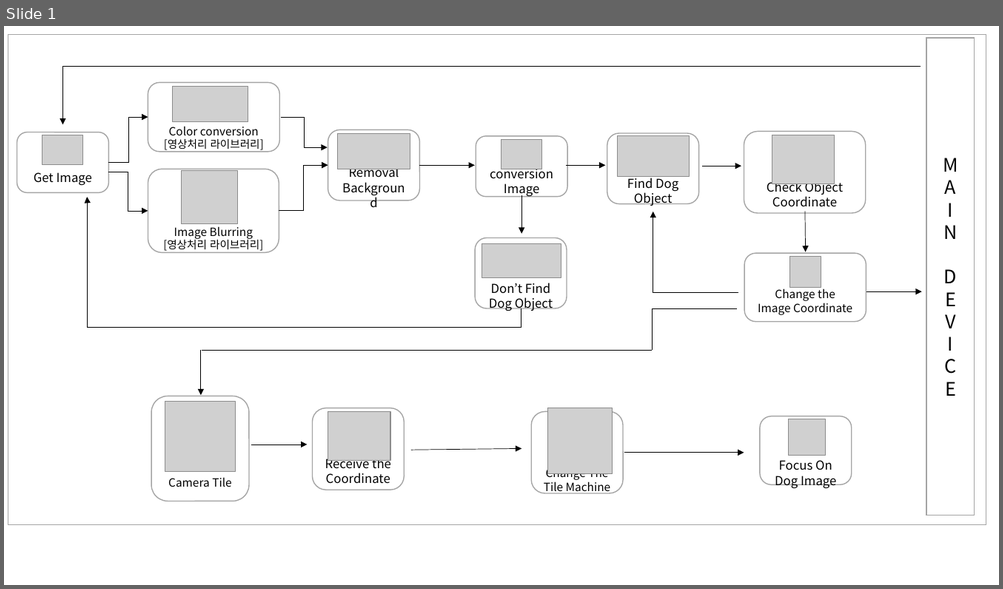
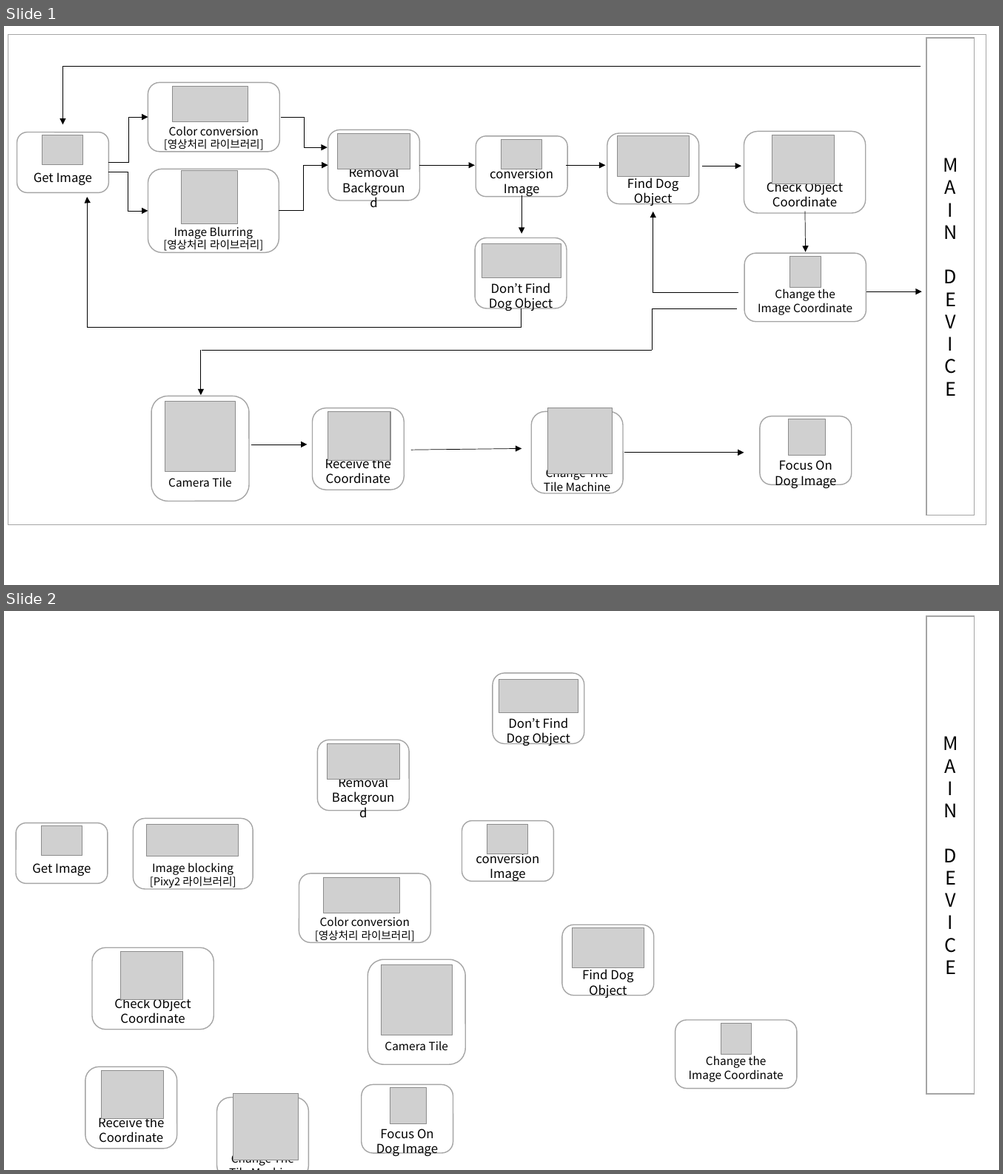
Before and after one commit to greatmanfantasy/GGCS, a slide deck: Report/보고서에 첨부된 그림 및 자료/영상처리 흐름도.pptx. Shown one above the other, each under a label of ours: slide 1 before the commit, slides 1 and 2 after it. The pictures are 1003x589 and 1003x1174 pixels, drawn with LibreOffice and Linux fonts; fonts in the diff are those of the drawing; grey boxes stand for pictures. Boxes give left, top, right and bottom in pixels: in the first picture for what was removed or moved away, otherwise in the second. Text is boxed around its words. In the diff, an @@ line names an element or a change of style, - is before the commit and + after.

```diff
--- a/Report/보고서에 첨부된 그림 및 자료/영상처리 흐름도.pptx
+++ b/Report/보고서에 첨부된 그림 및 자료/영상처리 흐름도.pptx
@@ slide 2 added at [4, 611, 999, 1170], background #FFFFFF @@
@@ rectangle added at [926, 616, 974, 1094], fill #FFFFFF, outline #A5A5A5 1 pt, 18 pt, text #000000 @@
+M
+A
+I
+N
+D
+E
+V
+I
+C
+E
@@ rounded rectangle added at [492, 673, 584, 743], fill #FFFFFF, outline #A5A5A5 1 pt, 12 pt, text #000000 @@
+Don’t Find
+Dog Object
@@ picture added at [499, 680, 578, 713] @@
@@ rounded rectangle added at [317, 740, 409, 811], fill #FFFFFF, outline #A5A5A5 1 pt, 12 pt, text #000000 @@
+Removal
+Background
@@ picture added at [327, 743, 399, 779] @@
@@ rounded rectangle added at [16, 823, 108, 883], fill #FFFFFF, outline #A5A5A5 1 pt, 12 pt, text #000000 @@
+Get Image
@@ picture added at [41, 826, 82, 856] @@
@@ rounded rectangle added at [133, 818, 253, 889], fill #FFFFFF, outline #A5A5A5 1 pt, 11 pt, text #000000 @@
+Image blocking
+[Pixy2 라이브러리]
@@ picture added at [147, 824, 239, 857] @@
@@ rounded rectangle added at [462, 820, 554, 881], fill #FFFFFF, outline #A5A5A5 1 pt, 12 pt, text #000000 @@
+conversion Image
@@ picture added at [487, 824, 529, 854] @@
@@ rounded rectangle added at [299, 874, 430, 943], fill #FFFFFF, outline #A5A5A5 1 pt, 11 pt, text #000000 @@
+Color conversion
+[영상처리 라이브러리]
@@ picture added at [324, 877, 399, 913] @@
@@ rounded rectangle added at [562, 925, 654, 996], fill #FFFFFF, outline #A5A5A5 1 pt, 12 pt, text #000000 @@
+Find Dog Object
@@ picture added at [572, 928, 643, 968] @@
@@ rounded rectangle added at [92, 948, 213, 1031], fill #FFFFFF, outline #A5A5A5 1 pt, 12 pt, text #000000 @@
+Check Object Coordinate
@@ picture added at [120, 952, 182, 1000] @@
@@ rounded rectangle added at [367, 960, 465, 1065], fill #FFFFFF, outline #A5A5A5 1 pt, 11 pt, text #000000 @@
+Camera Tile
@@ picture added at [381, 965, 452, 1037] @@
@@ rounded rectangle added at [674, 1021, 797, 1089], fill #FFFFFF, outline #A5A5A5 1 pt, 11 pt, text #000000 @@
+Change the
+Image Coordinate
@@ picture added at [720, 1024, 751, 1054] @@
@@ rounded rectangle added at [85, 1068, 177, 1150], fill #FFFFFF, outline #A5A5A5 1 pt, 12 pt, text #000000 @@
+Receive the Coordinate
@@ picture added at [101, 1071, 163, 1119] @@
@@ rounded rectangle added at [216, 1098, 308, 1170], fill #FFFFFF, outline #A5A5A5 1 pt, 11 pt, text #000000 @@
+Change The
+Tile Machine
@@ picture added at [233, 1094, 298, 1161] @@
@@ rounded rectangle added at [361, 1085, 453, 1153], fill #FFFFFF, outline #A5A5A5 1 pt, 12 pt, text #000000 @@
+Focus On
+Dog Image
@@ picture added at [390, 1088, 427, 1125] @@
```
Also in this commit, not shown: 1 slide changed, 1 other file.
